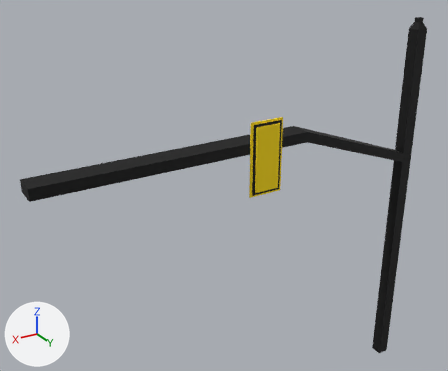
What one commit did to the glTF model assets/models/city/street/stoplight.glb.
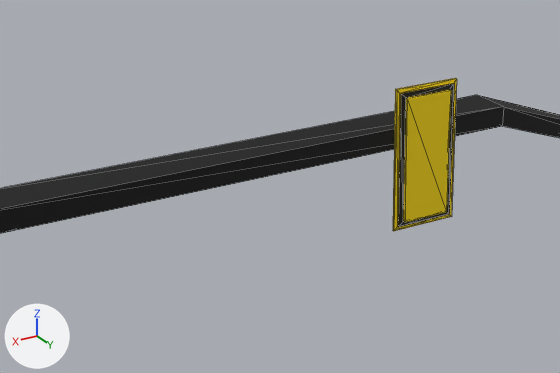
The first picture shows the older version from a 50 mm lens placed at (81.6, 120.0, 91.8), pointed at (5.6, -6.6, 28.6). The close-ups show the older and then the newer version on the part from 9% to 75% of the width and 20% to 73% of the height of that picture. Only the edits that show in the close-ups are written down. The lights are fixed; the arrows at lower left show +X, +Y and +Z. The close-ups show mesh edges as thin lines. Where no turn or scale is listed for an object, it has been applied to the vertices.

Script lines for the objects in view, before the commit:
```python
me_cube_017 = bpy.data.meshes.new('Cube.017')
me_cube_017.from_pydata(...)  # 32 vertices, 60 faces; spans x -4.6..4.6, y 1.0..1.9, z -9.5..9.5
# faces by material slot: [52, 8]
me_cube_017.materials.append(mat_yellow)  # yellow #ffde00
me_cube_017.materials.append(mat_black)  # black #000000
me_cube_019 = bpy.data.meshes.new('Cube.019')
me_cube_019.from_pydata(...)  # 32 vertices, 60 faces; spans x -1.7..107.4, y -2.9..2.9, z -47.9..60.3
me_cube_019.materials.append(mat_black)  # black #000000
ob_backplate = bpy.data.objects.new('backplate', me_cube_017)
ob_backplate.location = (0.2, 3.0, 38.6)
ob_cube_004 = bpy.data.objects.new('Cube.004', me_cube_019)
ob_cube_004.location = (-50.4, 1.1, 7.3)
```
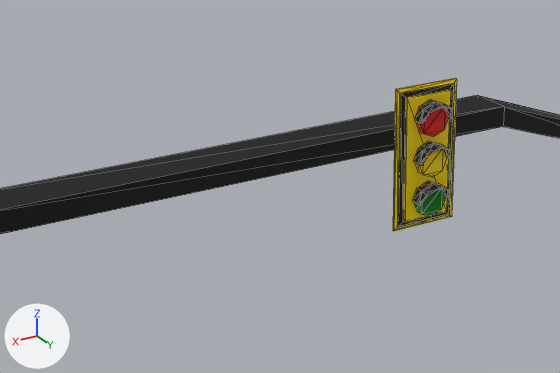
The newer file is also rescaled (x0.1), turned or shifted as a whole; pictures and numbers use the older file's frame.

What the commit changed:
Material 'plant' (mat_plant) is new.
Its base color is (0.000205, 0.194, 0.00222) (dark green #017a07).
Its roughness is 0.821.
Material 'red' (mat_red) is new.
Its base color is (0.8, 0.0, 0.00226) (red #e70007).
Mesh me_cylinder_019 is new.
It has 108 vertices, 204 faces and spans x -2.4..2.4, y 0.2..3.0, z -2.2..13.4.
Faces by material slot: [32, 14, 14, 144].
It uses material mat_yellow (yellow #ffde00).
It uses material mat_red (red #e70007).
It uses material mat_plant (dark green #017a07).
It uses material mat_black (black #000000).
Object 'lights' (ob_lights) is new; it shows me_cylinder_019.
Its location is (0.0, 4.5, 32.9).

Changed parts and their boxes (x1, y1, x2, y2) in the close-ups (560 x 373 px):
'lights', added
    after: (413, 100, 453, 216)
    faces in mat_black (black #000000): (413, 100, 453, 206)
    faces in mat_red (red #e70007): (416, 107, 449, 136)
    faces in mat_yellow (yellow #ffde00): (415, 149, 447, 177)
    faces in mat_plant (dark green #017a07): (414, 189, 446, 216)
